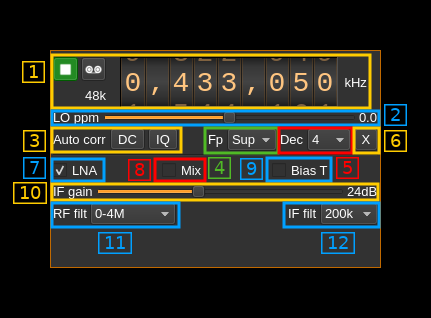
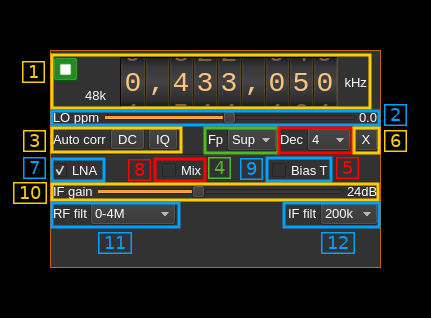
Revision of a layered 431px x 318px image; what changed, layer by layer:
added layer "Clipboard" above "2019-01-04-225817_337x270_scrot.png" over bbox(81, 57, 106, 81)
